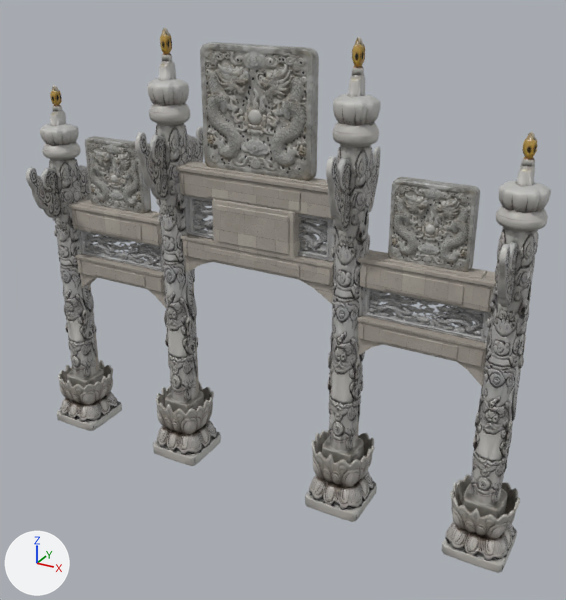
Two versions of the glTF model models/p/paifang.glb, one commit apart.
Camera for both pictures: a camera (50 mm lens) standing at (0.798, -1.346, 1.132) and looking at (0.054, 0.007, 0.455). Arrows for +X, +Y and +Z are at lower left; the lights stay in place. The first picture is the older version. Where no turn or scale is listed for an object, it has been applied to the vertices.

Names of what the first picture shows: 'pf_ding_1', 'pf_hua_0', '柱-7.0', '白玉'.
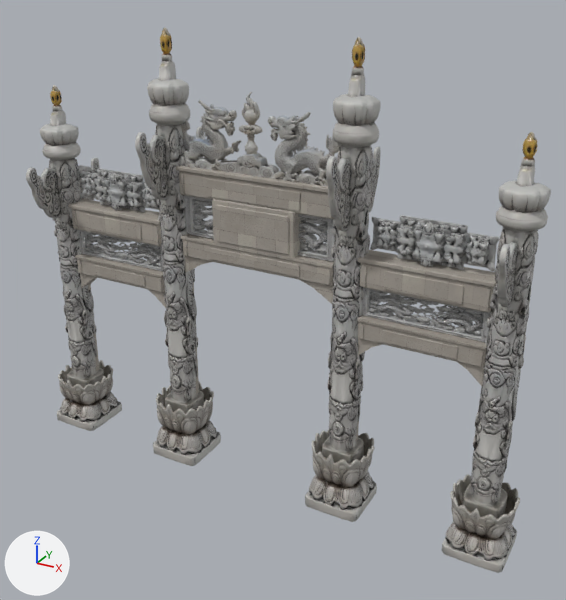
Where the newer file only moved an object's origin or applied its transform, the numbers keep the older frame.

Pixel boxes [x1, y1, x2, y2] of what changed, in the pictures (566 x 600 px):
'pf_ding_1', deleted: before [85, 42, 480, 272]
'pf_juancao_3', added: after [79, 168, 499, 272]
'pf_jilong_1', added: after [180, 92, 340, 186]

What changed in the scene script:
```text
Add img_color_3f6236cd_4d2d_4bf5_8e51_3db44c20387b:
    img_color_3f6236cd_4d2d_4bf5_8e51_3db44c20387b = load_image('Color_3f6236cd-4d2d-4bf5-8e51-3db44c20387b', '_unpacked/Color_3f6236cd-4d2d-4bf5-8e51-3db44c20387b', 1024, 1024, 'sRGB')
Add img_normalgl_3f6236cd_4d2d_4bf5_8e51_3db44c20387b:
    img_normalgl_3f6236cd_4d2d_4bf5_8e51_3db44c20387b = load_image('NormalGL_3f6236cd-4d2d-4bf5-8e51-3db44c20387b', '_unpacked/NormalGL_3f6236cd-4d2d-4bf5-8e51-3db44c20387b', 1024, 1024, 'Non-Color')
Add img_orm_3f6236cd_4d2d_4bf5_8e51_3db44c20387b:
    img_orm_3f6236cd_4d2d_4bf5_8e51_3db44c20387b = load_image('ORM_3f6236cd-4d2d-4bf5-8e51-3db44c20387b', '_unpacked/ORM_3f6236cd-4d2d-4bf5-8e51-3db44c20387b', 1024, 1024, 'Non-Color')
Add img_color_c948b892_77d3_4352_8f9e_b162fb39ebaa:
    img_color_c948b892_77d3_4352_8f9e_b162fb39ebaa = load_image('Color_c948b892-77d3-4352-8f9e-b162fb39ebaa', '_unpacked/Color_c948b892-77d3-4352-8f9e-b162fb39ebaa', 1024, 1024, 'sRGB')
Add img_normalgl_c948b892_77d3_4352_8f9e_b162fb39ebaa:
    img_normalgl_c948b892_77d3_4352_8f9e_b162fb39ebaa = load_image('NormalGL_c948b892-77d3-4352-8f9e-b162fb39ebaa', '_unpacked/NormalGL_c948b892-77d3-4352-8f9e-b162fb39ebaa', 1024, 1024, 'Non-Color')
Add img_orm_c948b892_77d3_4352_8f9e_b162fb39ebaa:
    img_orm_c948b892_77d3_4352_8f9e_b162fb39ebaa = load_image('ORM_c948b892-77d3-4352-8f9e-b162fb39ebaa', '_unpacked/ORM_c948b892-77d3-4352-8f9e-b162fb39ebaa', 1024, 1024, 'Non-Color')
Add mat_tripo_material_3f6236cd_4d2d_4bf5_8e51_3db44c20387b:
    mat_tripo_material_3f6236cd_4d2d_4bf5_8e51_3db44c20387b = bpy.data.materials.new('tripo_material_3f6236cd-4d2d-4bf5-8e51-3db44c20387b')
    # uses the picture img_color_3f6236cd_4d2d_4bf5_8e51_3db44c20387b
    # uses the picture img_normalgl_3f6236cd_4d2d_4bf5_8e51_3db44c20387b
    # uses the picture img_orm_3f6236cd_4d2d_4bf5_8e51_3db44c20387b
Add mat_tripo_material_c948b892_77d3_4352_8f9e_b162fb39ebaa:
    mat_tripo_material_c948b892_77d3_4352_8f9e_b162fb39ebaa = bpy.data.materials.new('tripo_material_c948b892-77d3-4352-8f9e-b162fb39ebaa')
    # uses the picture img_color_c948b892_77d3_4352_8f9e_b162fb39ebaa
    # uses the picture img_normalgl_c948b892_77d3_4352_8f9e_b162fb39ebaa
    # uses the picture img_orm_c948b892_77d3_4352_8f9e_b162fb39ebaa
Add me_tripo_mesh_3f6236cd_4d2d_4bf5_8e51_3db44c20387b_001:
    me_tripo_mesh_3f6236cd_4d2d_4bf5_8e51_3db44c20387b_001.from_pydata(...)  # 6456 vertices, 13360 faces; spans x -0.494..0.494, y -0.019..0.019, z -0.045..0.045
    me_tripo_mesh_3f6236cd_4d2d_4bf5_8e51_3db44c20387b_001.materials.append(mat_tripo_material_3f6236cd_4d2d_4bf5_8e51_3db44c20387b)
Add me_tripo_mesh_c948b892_77d3_4352_8f9e_b162fb39ebaa_001:
    me_tripo_mesh_c948b892_77d3_4352_8f9e_b162fb39ebaa_001.from_pydata(...)  # 6094 vertices, 12179 faces; spans x -0.205..0.205, y -0.019..0.019, z -0.083..0.083
    me_tripo_mesh_c948b892_77d3_4352_8f9e_b162fb39ebaa_001.materials.append(mat_tripo_material_c948b892_77d3_4352_8f9e_b162fb39ebaa)
Remove ob_pf_ding_1:
    ob_pf_ding_1 = bpy.data.objects.new('pf_ding_1', me_tripo_mesh_5cba0321_d4c1_4b5a_866f_1928729a6ef5_001)
    ob_pf_ding_1.location = (0.0, 0.0, 0.786)
Add ob_pf_juancao_3:
    ob_pf_juancao_3 = bpy.data.objects.new('pf_juancao_3', me_tripo_mesh_3f6236cd_4d2d_4bf5_8e51_3db44c20387b_001)
    ob_pf_juancao_3.location = (0.0, 0.0, 0.638)
Add ob_pf_jilong_1:
    ob_pf_jilong_1 = bpy.data.objects.new('pf_jilong_1', me_tripo_mesh_c948b892_77d3_4352_8f9e_b162fb39ebaa_001)
    ob_pf_jilong_1.location = (0.0, 0.0, 0.805)
```
